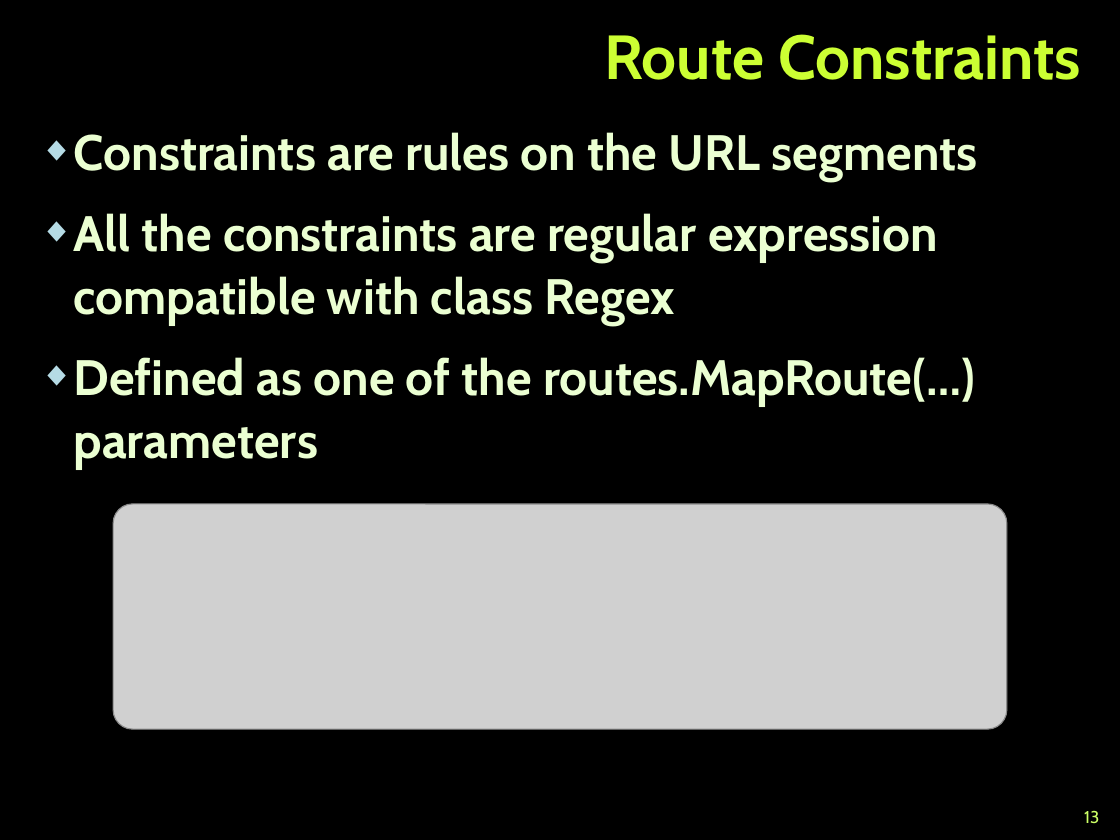
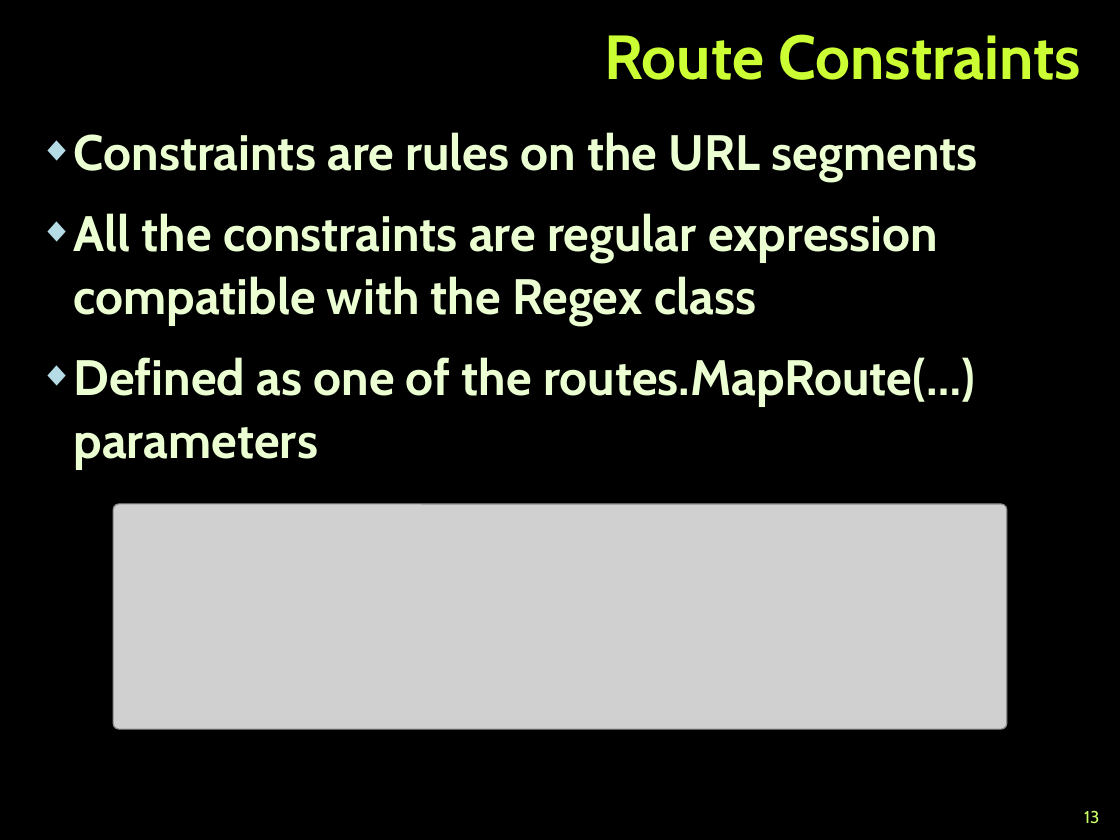
Before and after one commit to TelerikAcademy/ASP.NET-MVC, a slide deck: slide 13 of 02. ASP.NET-MVC-Essentials/ASP.NET MVC Essentials.pptx. Drawn at 1120x840 pixels with LibreOffice and Linux fonts; fonts in the diff are those of the drawing; grey boxes stand for pictures; background and template pictures are left out. Boxes give left, top, right and bottom in pixels: in the first picture for what was removed or moved away, otherwise in the second. Text is boxed around its words. In the diff, an @@ line names an element or a change of style, - is before the commit and + after.

```diff
--- a/02. ASP.NET-MVC-Essentials/ASP.NET MVC Essentials.pptx
+++ b/02. ASP.NET-MVC-Essentials/ASP.NET MVC Essentials.pptx
@@ text at <box>74,213,938,324</box>: text changed @@
-◆ All the constraints are regular expression compatible with class Regex
+◆ All the constraints are regular expression compatible with the Regex class
```
Also in this commit, not shown: 6 other slides changed.
